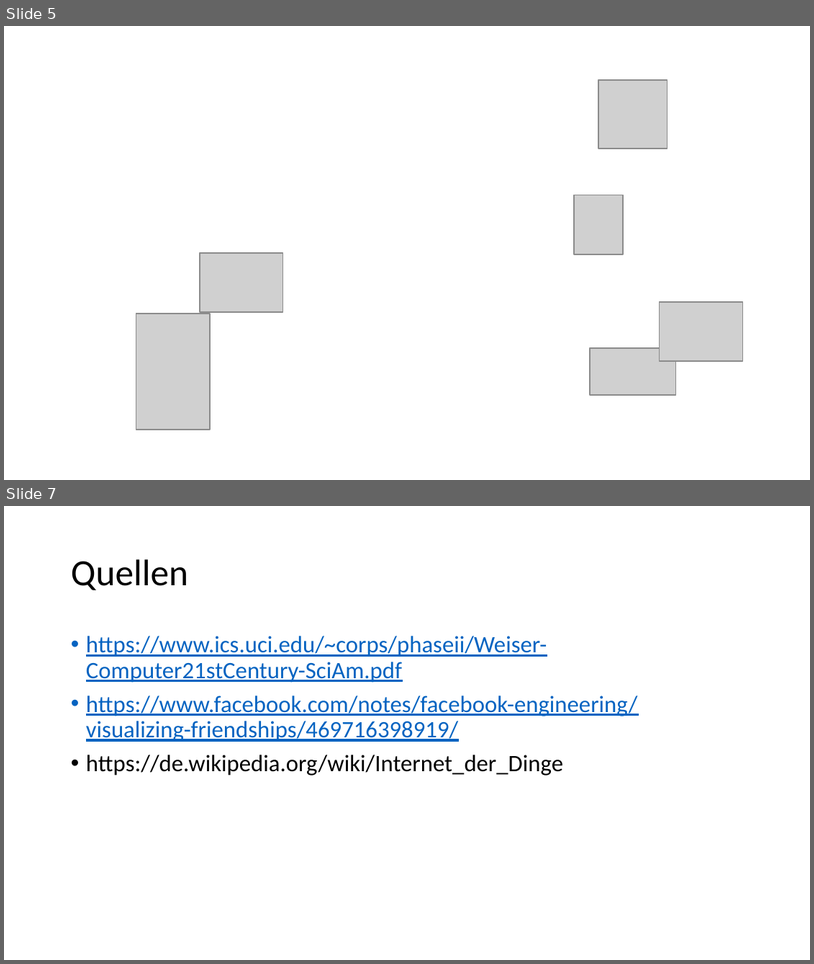
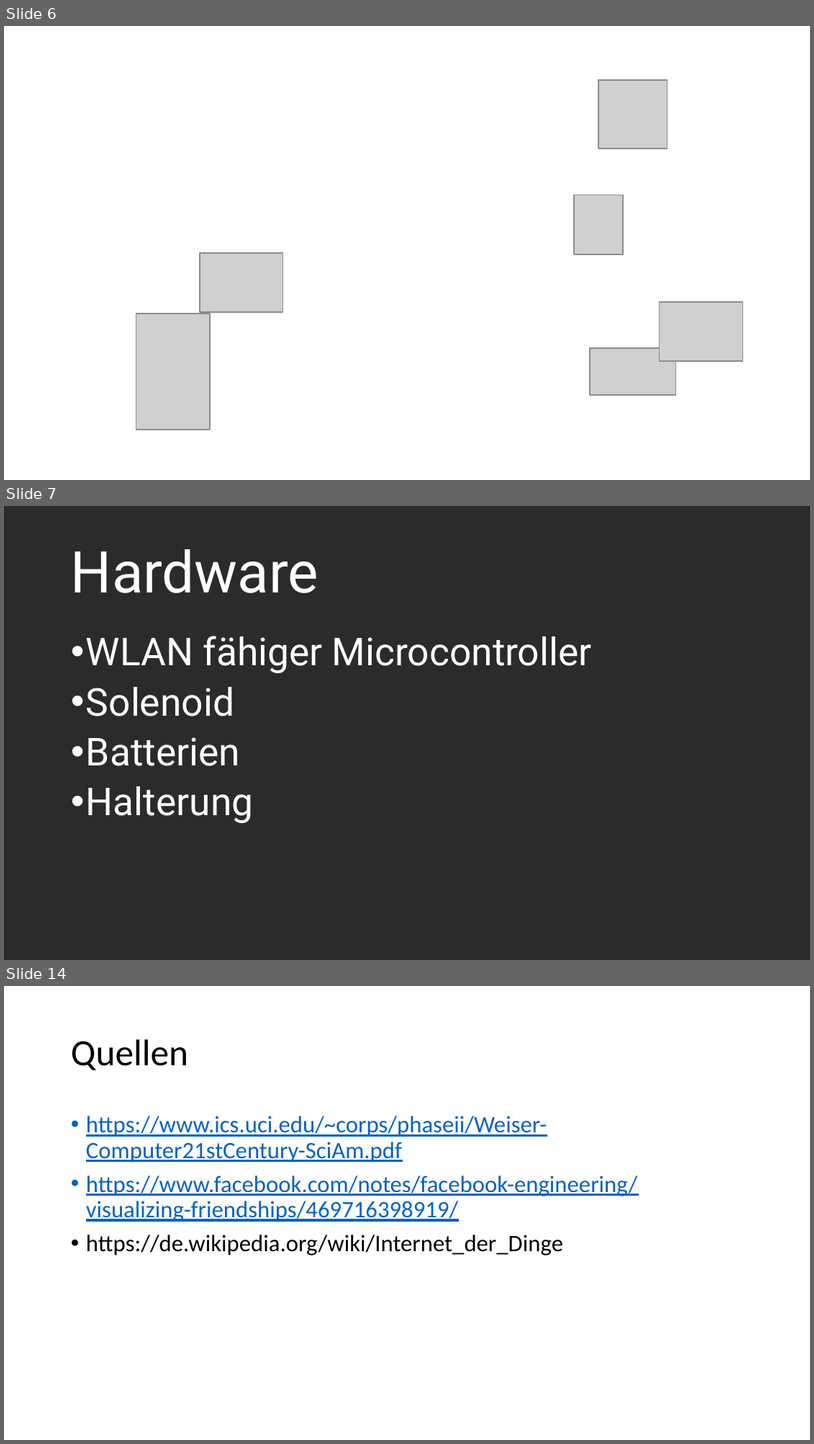
Before and after one commit to ottojo/entryManagement, a slide deck: Internet of Things.pptx. Shown one above the other, each under a label of ours: slides 5 and 7 before the commit, slides 6, 7 and 14 after it; the slides between them are not shown. The pictures are 814x964 and 814x1444 pixels, drawn with LibreOffice and Linux fonts; fonts in the diff are those of the drawing; grey boxes stand for pictures; background and template pictures are left out; a plain dark background stands for a picture behind light text. Boxes give left, top, right and bottom in pixels: in the first picture for what was removed or moved away, otherwise in the second. Text is boxed around its words. In the diff, an @@ line names an element or a change of style, - is before the commit and + after.

```diff
--- a/Internet of Things.pptx
+++ b/Internet of Things.pptx
@@ slide 7 added at [4, 506, 810, 960], background picture (left out) @@
@@ title added at [71, 549, 319, 593], 36 pt, text #FFFFFF @@
+Hardware
@@ text added at [86, 636, 592, 823], 24 pt, text #FFFFFF @@
+• WLAN fähiger Microcontroller
+• Solenoid
+• Batterien
+• Halterung
@@ what was slide 5 is now slide 6 @@
@@ what was slide 7 is now slide 14 @@
```
Also in this commit, not shown: 6 other slides added.
